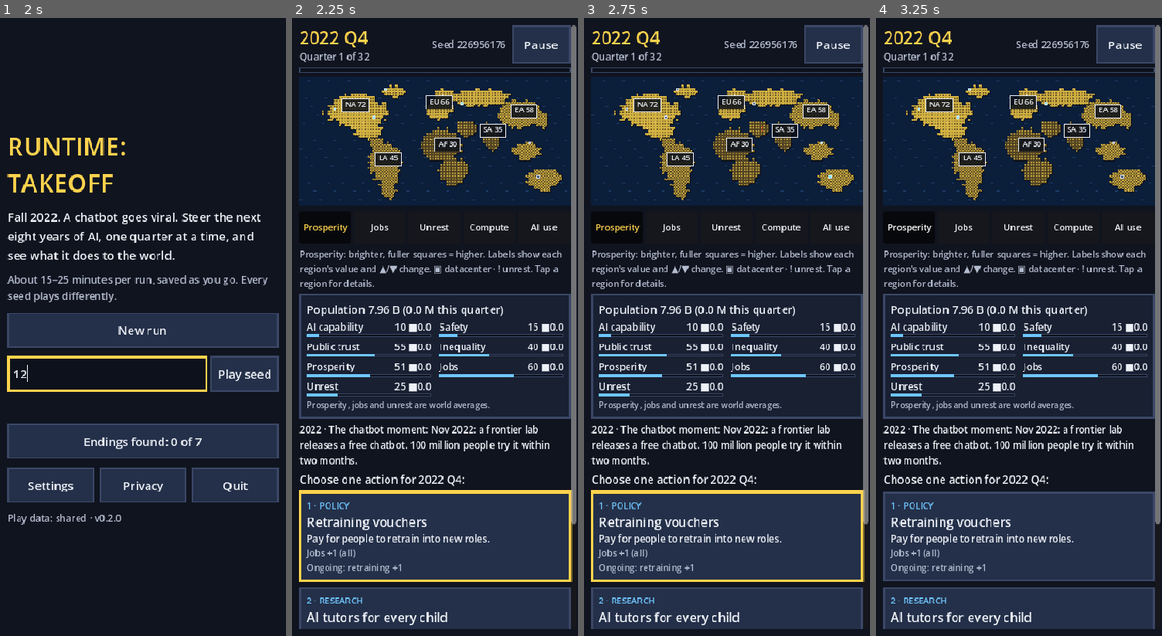
Above: before the commit, frames 1-4 (left to right).
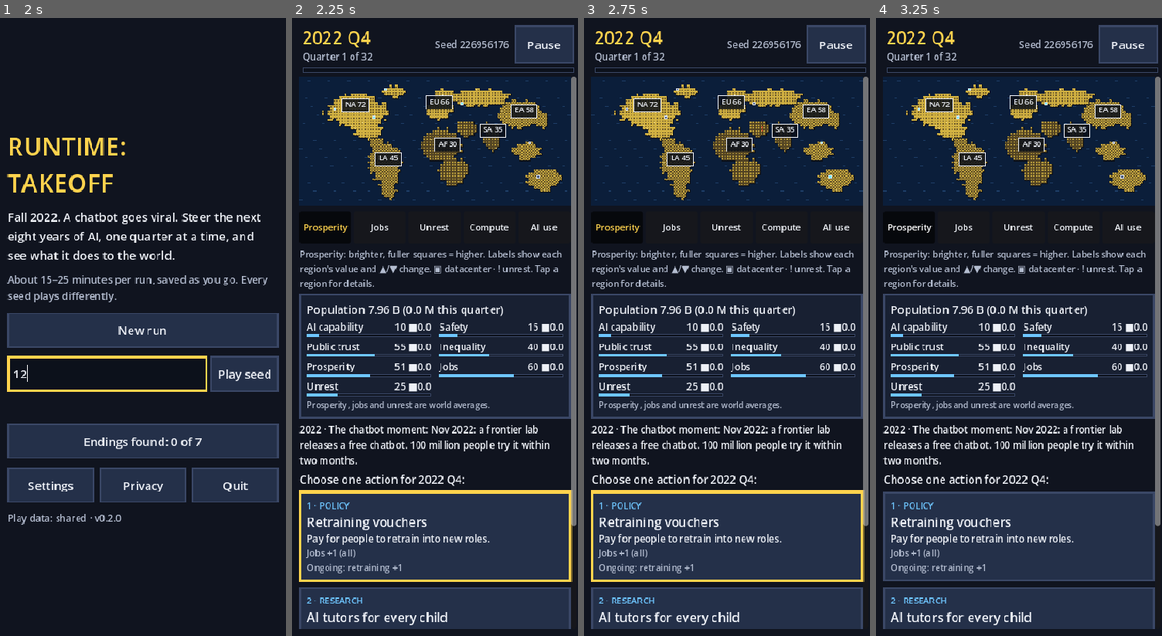
Above: after the commit, the same moments.

Repository: pkrakow/ButtonStyling
Game: Godot game, scene res://scenes/main.tscn
Two runs of this game, one before a commit and one after it. Both use one fixed random seed, a clock stepped at 60 frames per second and the inputs below.
Inputs (mouse positions are in pixels of both pictures, inside the frame that each line leads up to):
- Up to frame 1 (2 s): click "Share anonymous play data" at 0.5 s; click (108, 376) at 1.27 s; type "12" at 1.35 s
- Up to frame 2 (2.25 s): click "New run" at 2 s
- Up to frame 3 (2.75 s): no input
- Up to frame 4 (3.25 s): click "Prosperity" at 2.75 s

Frame 1 is identical in both runs. In frame 2, 1.2% of the frame differs, in the area x 2-100%, y 1-83%; in frame 3, 1.2%; in frame 4, 1.2%.

Commit message:
Phone mode for --sim-safe-area hides desktop-only controls; pin date/turn/Pause above the scrolling game screen
Co-authored-by: pkrakow <pkrakow@gmail.com>

Diff:
--- a/games/ai-era/scripts/ui/main.gd
+++ b/games/ai-era/scripts/ui/main.gd
@@ -3,7 +3,8 @@
 ## Every screen is built in code from standard controls so keyboard focus, touch,
 ## tooltips and accessibility names work out of the box. Tap targets are >= 44 pt.
 ## Dev flags (after `--`): --autoplay, --capture=<dir>, --seed=<n>,
-##   --sim-safe-area=<top>,<bottom> (draws a notch and home indicator), --dev-keys (F8 = background/foreground).
+##   --sim-safe-area=<top>,<bottom> (phone mode: notch, home indicator, no desktop-only controls),
+##   --dev-keys (F8 = background/foreground).
 
 const UITheme := preload("res://scripts/ui/ui_theme.gd")
 const Sim := preload("res://scripts/sim/simulation.gd")
@@ -109,8 +110,19 @@
 	_dev_rng.seed = 99
 
 
+## True on iOS/Android, and on desktop when simulating a phone with --sim-safe-area
+## (hides desktop-only controls such as Quit and Fullscreen).
 static func is_mobile() -> bool:
-	return OS.has_feature("mobile")
+	return phone_layout(OS.has_feature("mobile"), OS.get_cmdline_user_args())
+
+
+static func phone_layout(mobile_feature: bool, user_args: PackedStringArray) -> bool:
+	if mobile_feature:
+		return true
+	for a in user_args:
+		if a.begins_with("--sim-safe-area="):
+			return true
+	return false
 
 
 # ------------------------------------------------------------------ safe area
@@ -601,13 +613,28 @@
 	pause.tooltip_text = "Pause (Esc)"
 	for c in [date_col, spacer, hud.seed, pause]:
 		top.add_child(c)
-	outer.add_child(top)
 	hud.progress = ProgressBar.new()
 	hud.progress.max_value = D.MAX_TURNS
 	hud.progress.show_percentage = false
 	hud.progress.custom_minimum_size = Vector2(0, 6)
 	_accessible(hud.progress, "Run progress")
-	outer.add_child(hud.progress)
+
+	# Date, turn and Pause stay pinned above the scrolling content.
+	var root: Control = parts[0]
+	var scroll: ScrollContainer = root.get_child(0)
+	root.remove_child(scroll)
+	var frame := VBoxContainer.new()
+	frame.add_theme_constant_override("separation", 6)
+	root.add_child(frame)
+	var header := VBoxContainer.new()
+	header.add_theme_constant_override("separation", 6)
+	header.size_flags_horizontal = Control.SIZE_SHRINK_CENTER
+	header.custom_minimum_size.x = content_width()
+	header.add_child(top)
+	header.add_child(hud.progress)
+	frame.add_child(header)
+	scroll.size_flags_vertical = Control.SIZE_EXPAND_FILL
+	frame.add_child(scroll)
 
 	map = WorldMap.new()
 	map.custom_minimum_size = Vector2(0, 178)
--- a/games/ai-era/tests/test_ui.gd
+++ b/games/ai-era/tests/test_ui.gd
@@ -143,3 +143,10 @@
 	eq(main.collection.found_count(), 1, "ending recorded in collection")
 	check(not main.save.exists(), "save cleared after the run ends")
 	await _teardown()
+
+
+func test_phone_layout_on_mobile_or_simulated_phone() -> void:
+	var Main = load("res://scripts/ui/main.gd")
+	check(Main.phone_layout(true, PackedStringArray()), "mobile feature means phone layout")
+	check(Main.phone_layout(false, PackedStringArray(["--sim-safe-area=59,34"])), "simulated safe area means phone layout")
+	check(not Main.phone_layout(false, PackedStringArray(["--autoplay"])), "plain desktop keeps desktop controls")
